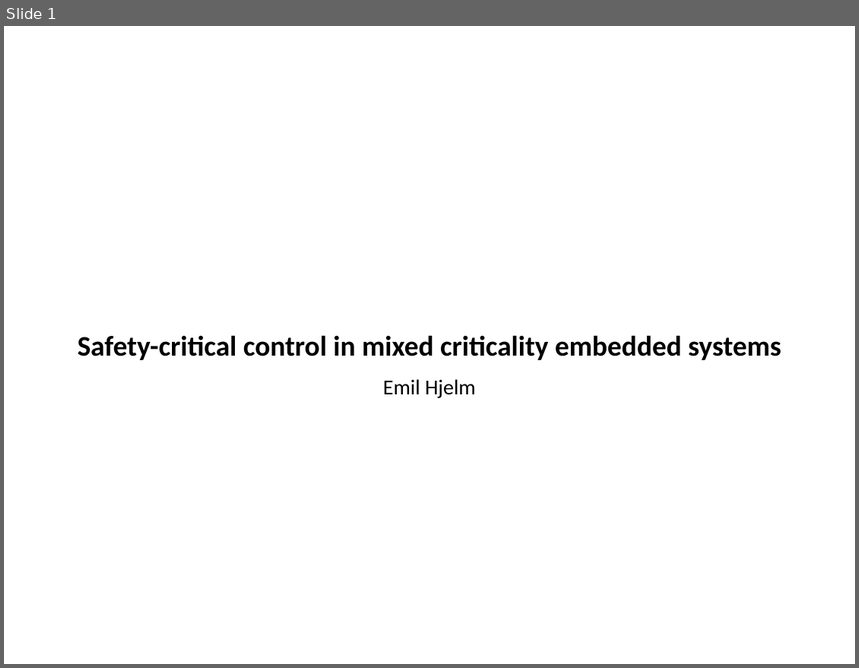
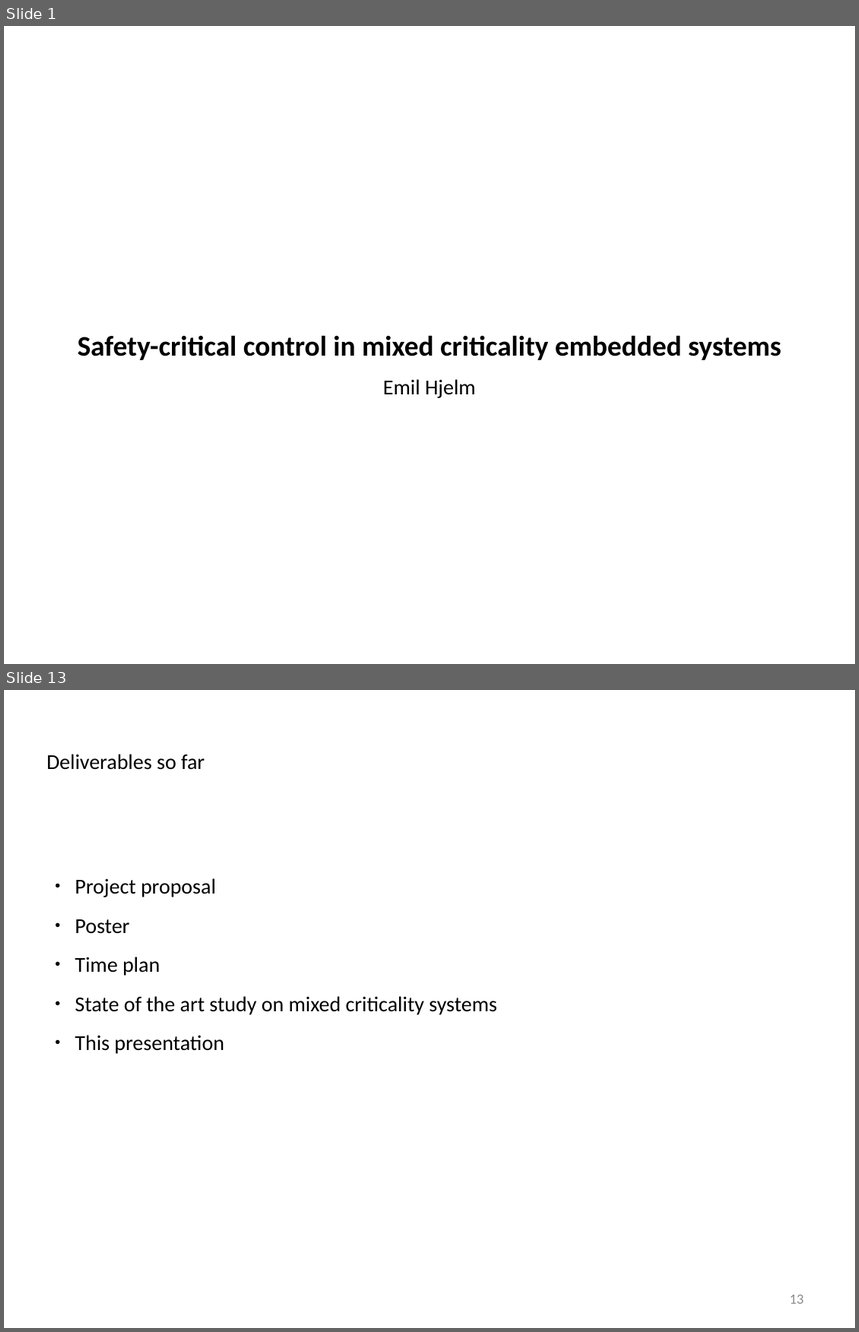
Before and after one commit to afcmrp/exjobb, a slide deck: Admin/presentation_20170317.odp. Shown one above the other, each under a label of ours: slide 1 before the commit, slides 1 and 13 after it; the slides between them are not shown. The pictures are 859x668 and 859x1332 pixels, drawn with LibreOffice and Linux fonts; fonts in the diff are those of the drawing; background and template pictures are left out. Boxes give left, top, right and bottom in pixels: in the first picture for what was removed or moved away, otherwise in the second. Text is boxed around its words. In the diff, an @@ line names an element or a change of style, - is before the commit and + after.

```diff
--- a/Admin/presentation_20170317.odp
+++ b/Admin/presentation_20170317.odp
@@ slide 13 added at bbox=[4, 690, 855, 1328], background #FFFFFF @@
@@ title added at bbox=[47, 754, 205, 770], 18 pt, text #000000 @@
+Deliverables so far
@@ text added at bbox=[75, 878, 497, 1054], 18 pt, text #000000 @@
+● Project proposal
+● Poster
+● Time plan
+● State of the art study on mixed criticality systems
+● This presentation
@@ page number added at bbox=[790, 1295, 804, 1304], 12 pt, text #8B8B8B @@
+13
```
Also in this commit, not shown: 9 slides changed, 3 other slides added, 1 other file.
